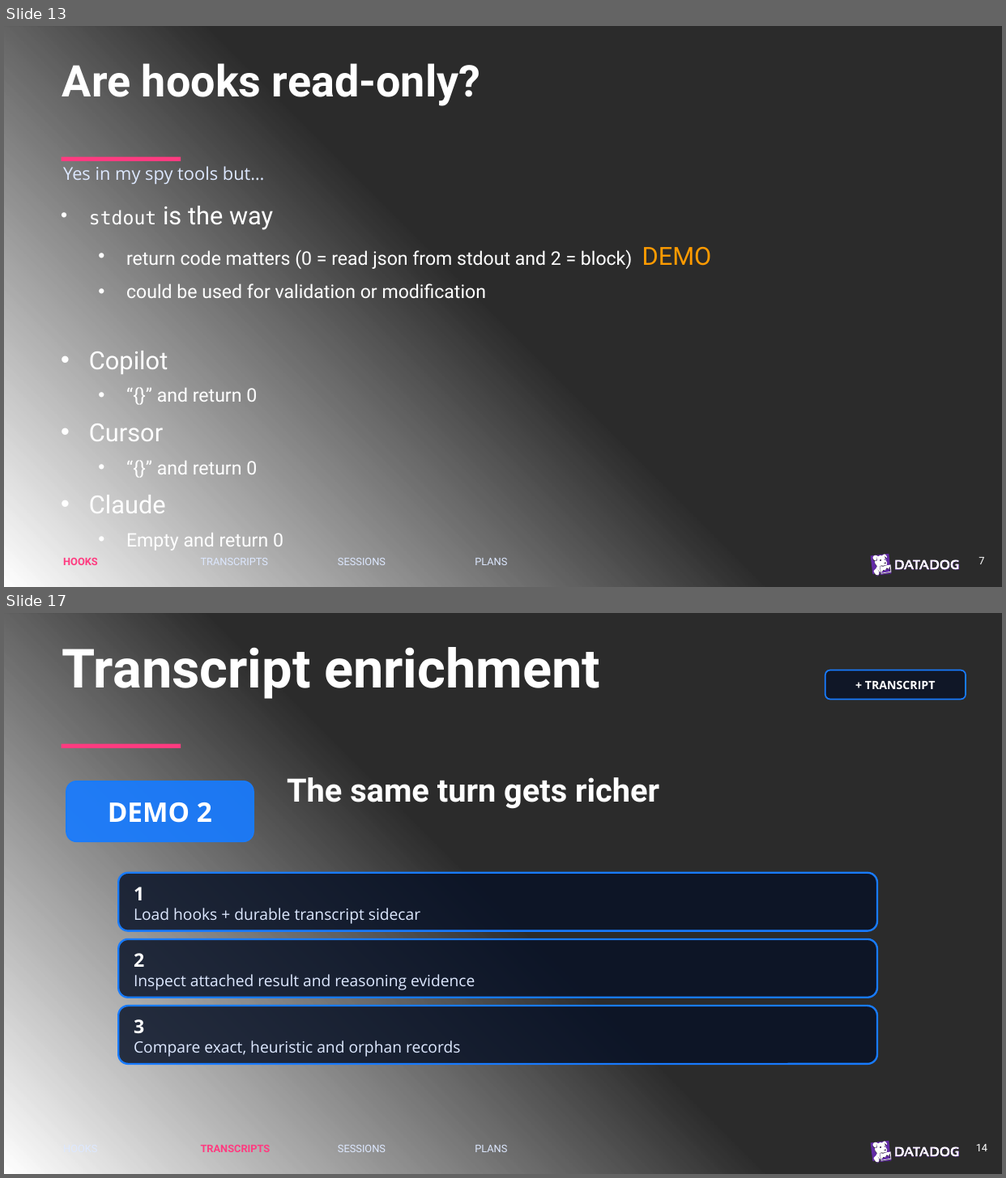
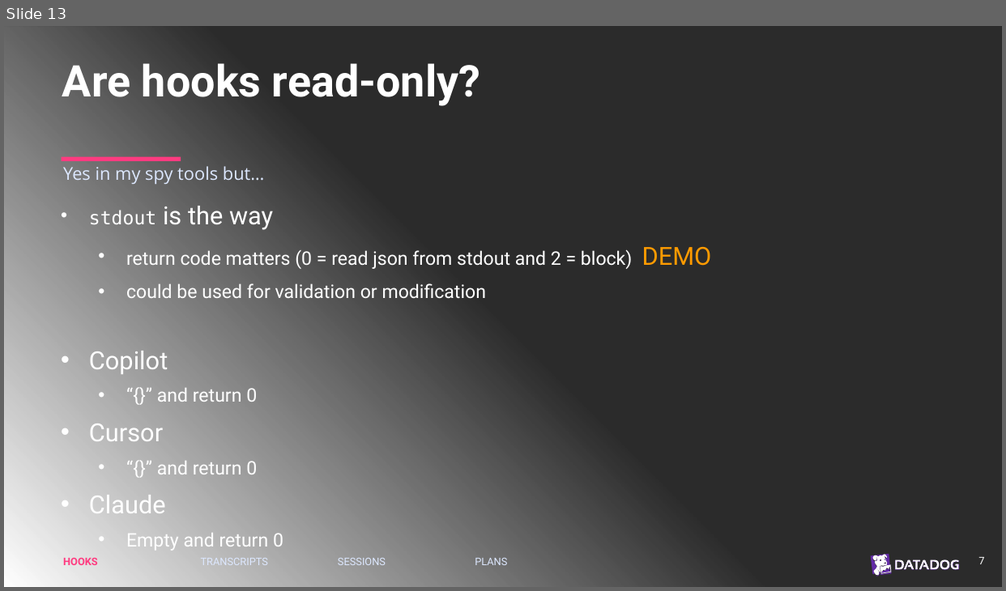
Before and after one commit to chrisnas/TechoramaNetherland2026, a slide deck: Harness Spy/Slides/HarnessSpy.pptx. Shown one above the other, each under a label of ours: slides 13 and 17 before the commit, slide 13 after it; the slides between them are not shown. The pictures are 1006x1178 and 1006x591 pixels, drawn with LibreOffice and Linux fonts; fonts in the diff are those of the drawing; background and template pictures are left out; a plain dark background stands for a picture behind light text. Boxes give left, top, right and bottom in pixels: in the first picture for what was removed or moved away, otherwise in the second. Text is boxed around its words. In the diff, an @@ line names an element or a change of style, - is before the commit and + after.

Commit message:
Improve AI session

```diff
--- a/Harness Spy/Slides/HarnessSpy.pptx
+++ b/Harness Spy/Slides/HarnessSpy.pptx
@@ slide 17 removed at [4,613,1002,1174], background picture (left out); not listed: 3 template elements that a slide beside it also shows @@
@@ text removed at [62,647,600,699] @@
-Transcript enrichment
@@ rounded rectangle removed at [825,670,966,699] @@
-+ TRANSCRIPT
@@ rectangle removed at [61,744,181,748] @@
@@ rounded rectangle removed at [66,781,253,842] @@
-DEMO 2
@@ text removed at [287,777,659,809] @@
-The same turn gets richer
@@ rounded rectangle removed at [118,873,878,931] @@
-1
-Load hooks + durable transcript sidecar
@@ rounded rectangle removed at [118,939,878,998] @@
-2
-Inspect attached result and reasoning evidence
@@ rounded rectangle removed at [118,1006,878,1064] @@
-3
-Compare exact, heuristic and orphan records
@@ text removed at [61,1142,192,1157] @@
-HOOKS
@@ text removed at [201,1145,270,1152] @@
-TRANSCRIPTS
@@ text removed at [338,1145,386,1152] @@
-SESSIONS
@@ text removed at [475,1145,507,1152] @@
-PLANS
@@ text removed at [976,1144,987,1152] @@
-14
```
Also in this commit, not shown: 6 slides changed, 5 slides added, 1 other slide removed, 32 other files.
